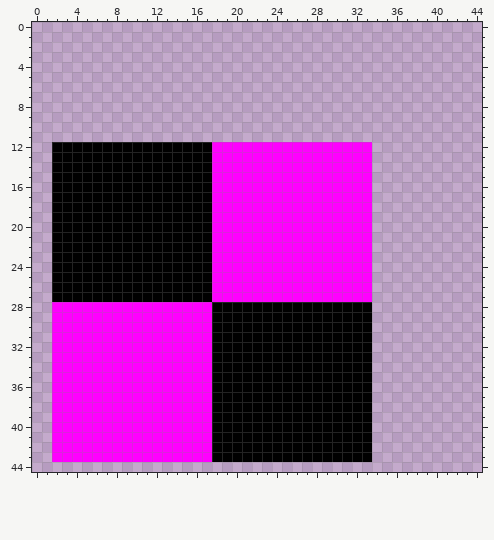
One commit to this pixel-art sprite: core/assets/textures-packed/objects.png. The picture above was drawn from the file before the commit.
The file is 64x64 pixels. Shown: x 0..44, y 0..44. The old version is drawn lined up with the new one.
After the commit:
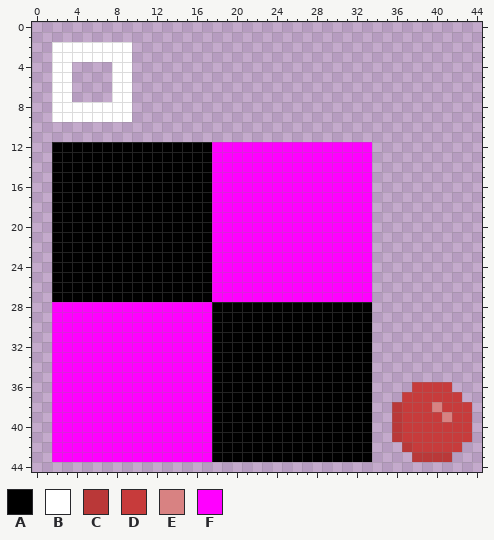
Palette (. is transparent): A #000000  B #ffffff  C #ba3838  D #c73b3b  E #d88282  F #ff00ff
The edit:
whole drawing moved by +0,+10 (the old picture is shown already moved)
Changed rows in their new state; - is an unchanged pixel.
first column x 2:
 2 BBBBBBBB
 3 BBBBBBBB
 4 BB----BB
 5 BB----BB
 6 BB----BB
 7 BB----BB
 8 BBBBBBBB
 9 BBBBBBBB
first column x 36:
36 --DDDD--
37 -DDDDDD-
38 CDDDEDDD
39 CDDDDEDD
40 CDDDDDDD
41 CDDDDDDD
42 -CDDDDD-
43 --CCCC--
Changed places in both pictures, as pixel boxes (x1, y1, x2, y2):
added: (52, 42, 132, 122)
added: (392, 382, 472, 462)
